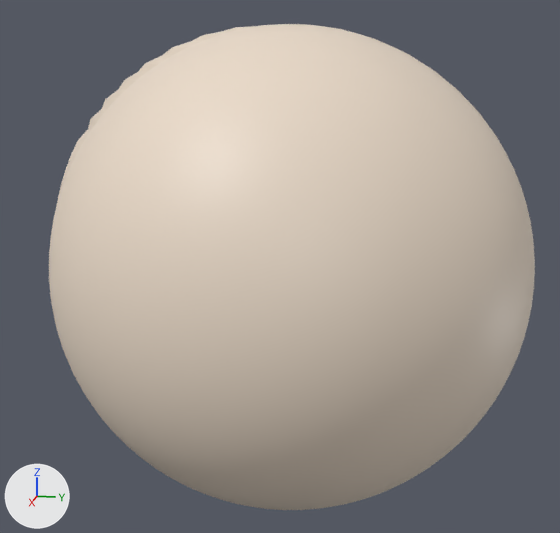
The glTF model models/avatar_generated.glb as it was, and as the next commit left it.
Both versions are drawn from a 50 mm lens placed at (3.201, 0.693, 0.8), pointed at (-0.001, 0.053, 0.0). Every picture has the same lights, and +X, +Y and +Z are marked at lower left. The older version comes first. Both versions are drawn at full value of the shape key 'Wink_Right' of 'AI_Avatar_Head'; the numbers are the values there.

The older version as bpy lines, for what is in view:
```python
me_ai_avatar_head = bpy.data.meshes.new('AI_Avatar_Head')
me_ai_avatar_head.from_pydata(...)  # 2562 vertices, 5120 faces; spans x -1.0..1.0, y -1.0..1.1, z -1.0..1.0
me_ai_avatar_head.materials.append(mat_defaultmaterial)
ob_ai_avatar_head = bpy.data.objects.new('AI_Avatar_Head', me_ai_avatar_head)
ob_ai_avatar_head.location = (0.0, 0.0, 0.0)
```
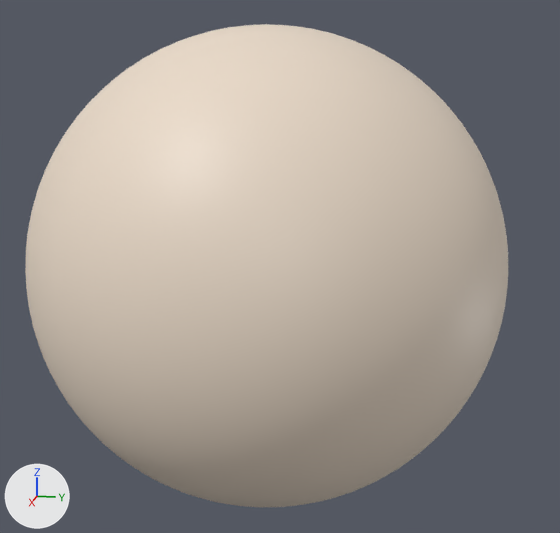
Location of each change, [x1, y1, x2, y2] in pixels of the pictures (560 x 533 px):
'AI_Avatar_Head', reshaped
    before: [49, 24, 535, 510]
    after: [25, 24, 508, 507]

What the commit changed:
me_ai_avatar_head is used by ob_ai_avatar_head; location (0.0, 0.0, 0.0).
me_ai_avatar_head had 2562 vertices, 5120 faces and spanned x -1.0..1.0, y -1.0..1.1, z -1.0..1.0.
me_ai_avatar_head now has 2562 vertices, 5120 faces and spans x -1.0..1.0, y -1.0..1.0, z -1.0..1.0.
me_ai_avatar_head part 1: all 1249 vertices in x 0.04..1.0, y -0.9..1.1, z -1.0..1.0 are moved by (0.0, -0.1, 0.0).
